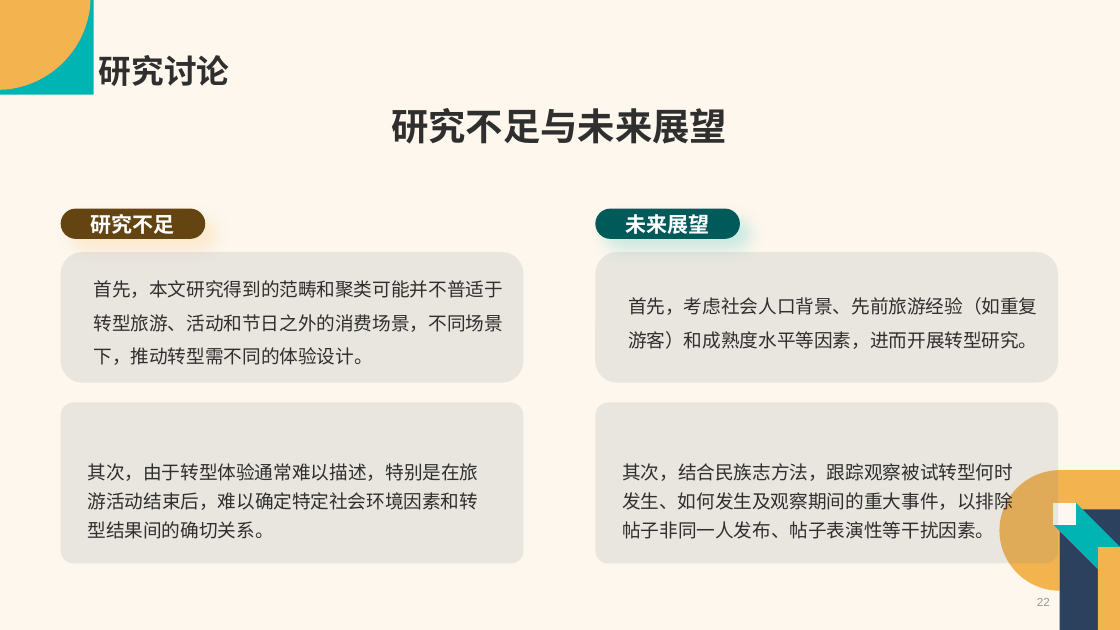
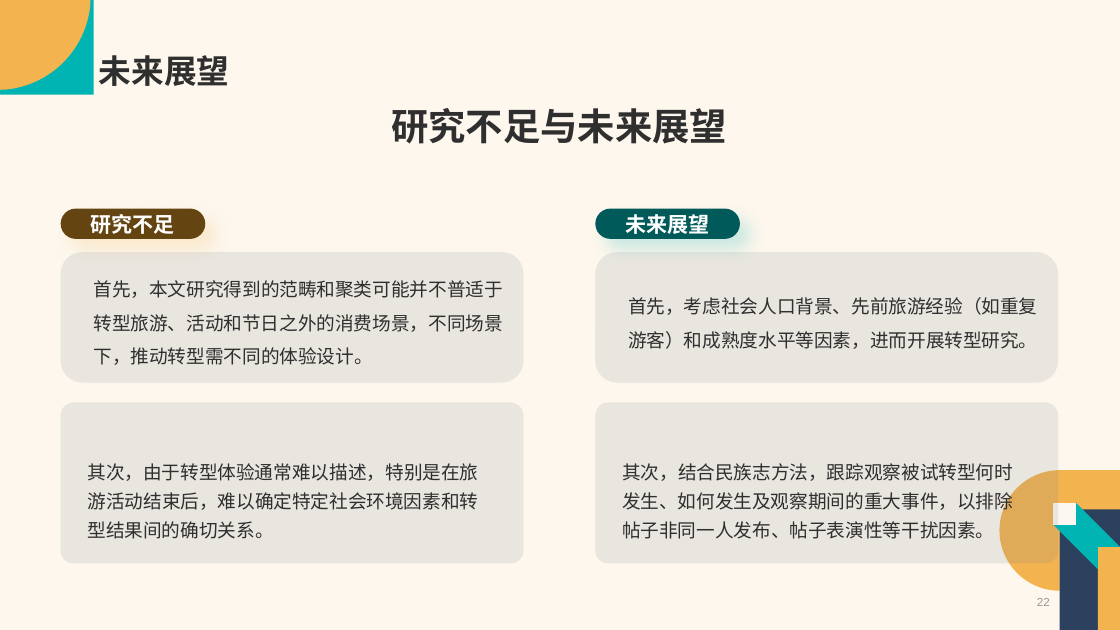
Before and after one commit to Vaelubo/Research, a slide deck: slide 22 of SSCI文章汇报-卢波.pptx. Drawn at 1120x630 pixels with LibreOffice and Linux fonts; fonts in the diff are those of the drawing. Boxes give left, top, right and bottom in pixels: in the first picture for what was removed or moved away, otherwise in the second. Text is boxed around its words. In the diff, an @@ line names an element or a change of style, - is before the commit and + after.

```diff
--- a/SSCI文章汇报-卢波.pptx
+++ b/SSCI文章汇报-卢波.pptx
@@ title at [99, 55, 230, 86]: text changed @@
-研究讨论
+未来展望
```
Also in this commit, not shown: 17 other slides changed, 2 other files.
